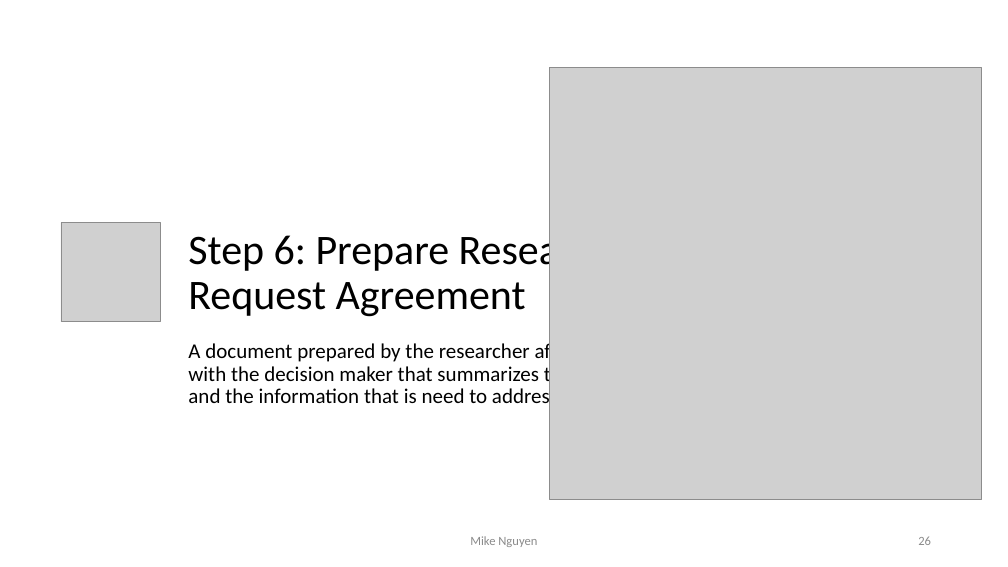
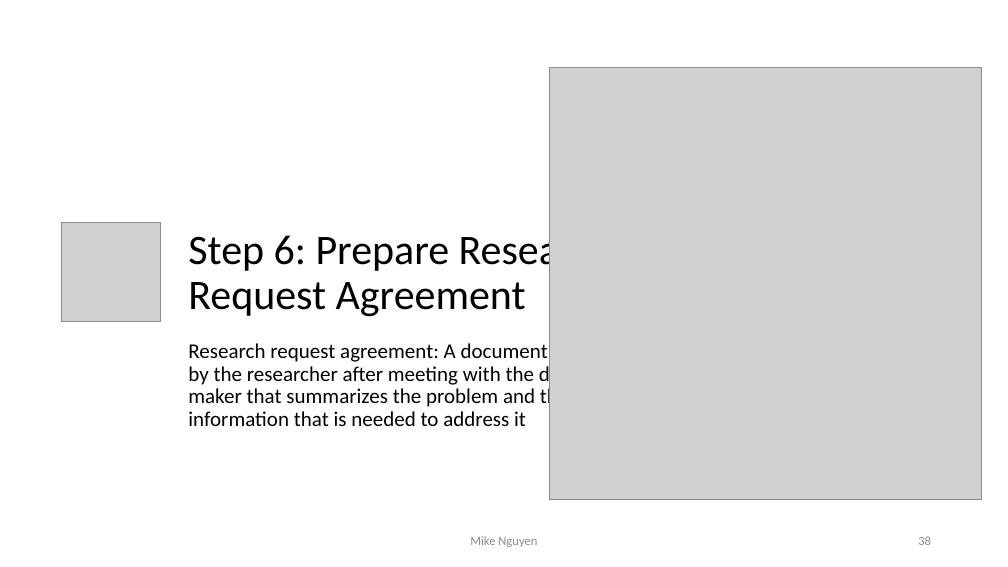
Before and after one commit to mikenguyen13/mar4050, a slide deck: slide 38 of lectures/1/2_Marketing Research Process.pptx (slide 26 before the commit). Drawn at 1008x567 pixels with LibreOffice and Linux fonts; fonts in the diff are those of the drawing; grey boxes stand for pictures. Boxes give left, top, right and bottom in pixels: in the first picture for what was removed or moved away, otherwise in the second. Text is boxed around its words. In the diff, an @@ line names an element or a change of style, - is before the commit and + after.

```diff
--- a/lectures/1/2_Marketing Research Process.pptx
+++ b/lectures/1/2_Marketing Research Process.pptx
@@ text at (x1=188, y1=343, x2=616, y2=426): text changed @@
-A document prepared by the researcher after meeting with the decision maker that summarizes the problem and the information that is need to address it
+Research request agreement: A document prepared by the researcher after meeting with the decision-maker that summarizes the problem and the information that is needed to address it
@@ page number at (x1=918, y1=536, x2=931, y2=545): text changed @@
-26
+38
```
Also in this commit, not shown: 17 other slides changed, 1 slide added, 7 slides removed, 8 other files.
